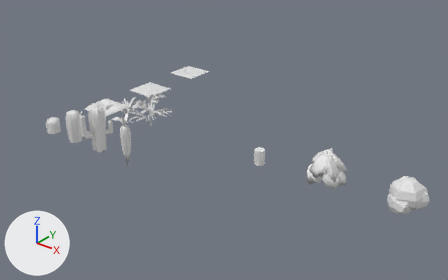
Before and after pictures for a commit that changed the Blender file scenes/scene-editor.blend.
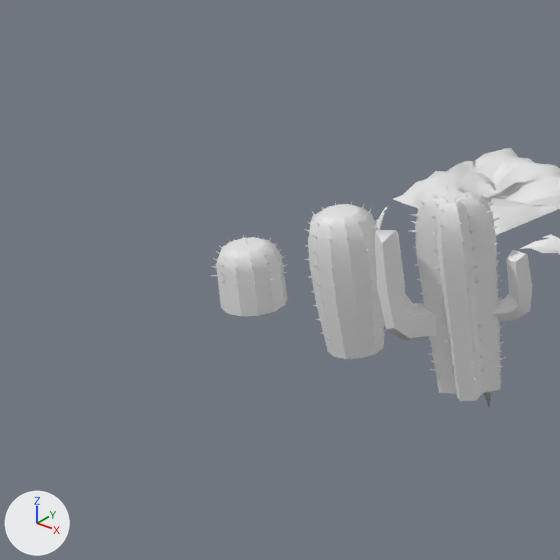
Old and new are each drawn whole from a 50 mm camera at (14.27, -11.82, 7.64) aimed at (4.62, 0.25, 0.15) and again close up on the part from 0% to 27% of the width and 24% to 66% of the height. The axes (+X, +Y, +Z) are drawn at lower left. The lights are the same throughout.

In view in the first close-up: 'cactus1', 'cactus2', 'cactus3', 'soil'.
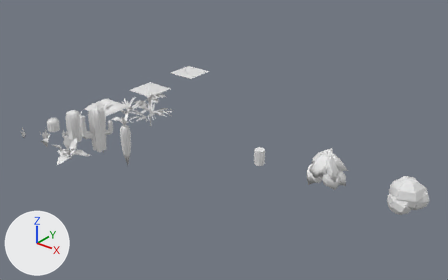
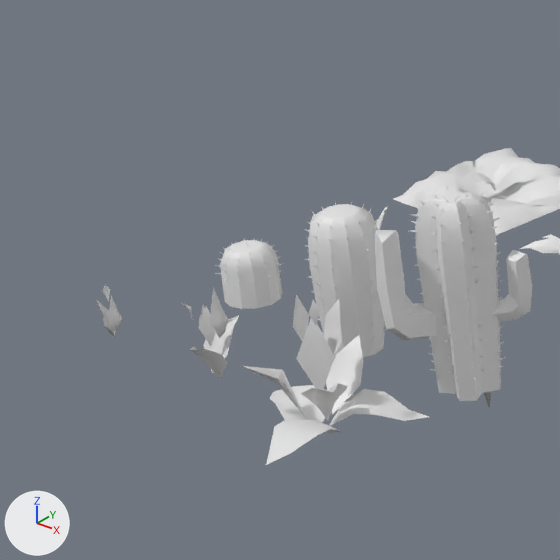
Commit message: more meshes (fireflower)

Location of each change, (x1, y1, x2, y2) in pixels of the close-ups (560 x 560 px):
'fireflower3', added
    after: (242, 261, 429, 465)
'cactus1', mesh rescaled (14% narrower, 12% shorter)
    before: (210, 235, 289, 316)
    after: (215, 238, 283, 309)
'fireflower2', added
    after: (182, 287, 239, 380)
'fireflower1', added
    after: (96, 284, 122, 337)

The edits, one by one:
Material 'Default OBJ.002' (mat_default_obj_002) is new.
Its base color is (0.8, 0.8, 0.8) (white #e7e7e7).
Material 'Default OBJ.001' (mat_default_obj_001) is new.
Its base color is (0.8, 0.8, 0.8) (white #e7e7e7).
Material 'Default OBJ' (mat_default_obj) is new.
Its base color is (0.8, 0.8, 0.8) (white #e7e7e7).
me_cactus1 has 355 vertices, 365 faces and spans x -0.232..0.252, y -0.234..0.25, z -0.102..0.359.
me_cactus1 is used by ob_cactus1; location (0.0, -2.0, 0.0).
me_cactus1 part 1: the whole mesh is scaled about its middle by 0.872, then moved by (0.0, 0.0, 0.009).
Mesh me_fireflower3 is new.
It has 99 vertices, 82 faces and spans x -0.583..0.426, y -0.551..0.408, z 0.043..1.022.
It uses material mat_default_obj_002 (white #e7e7e7).
Mesh me_fireflower2 is new.
It has 50 vertices, 34 faces and spans x -0.109..0.141, y -0.214..0.218, z 0.07..0.678.
It uses material mat_default_obj_001 (white #e7e7e7).
Mesh me_fireflower1 is new.
It has 27 vertices, 20 faces and spans x -0.057..0.058, y -0.052..0.067, z 0.032..0.383.
It uses material mat_default_obj (white #e7e7e7).
Object 'fireflower3' (ob_fireflower3) is new; it shows me_fireflower3.
Its location is (2.0, -3.0, 0.0).
Object 'fireflower2' (ob_fireflower2) is new; it shows me_fireflower2.
Its location is (1.0, -3.0, 0.0).
Object 'fireflower1' (ob_fireflower1) is new; it shows me_fireflower1.
Its location is (0.0, -3.0, 0.0).
